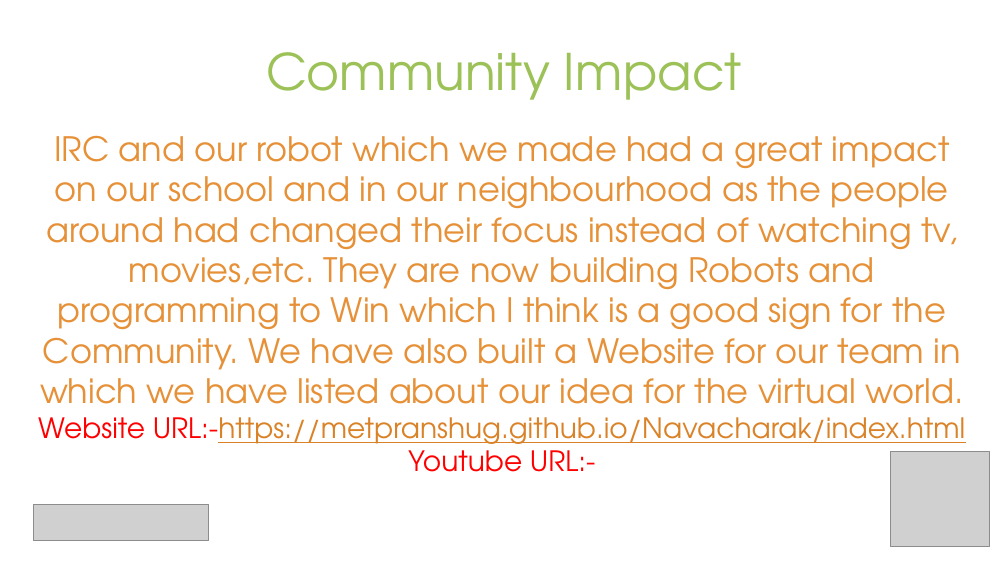
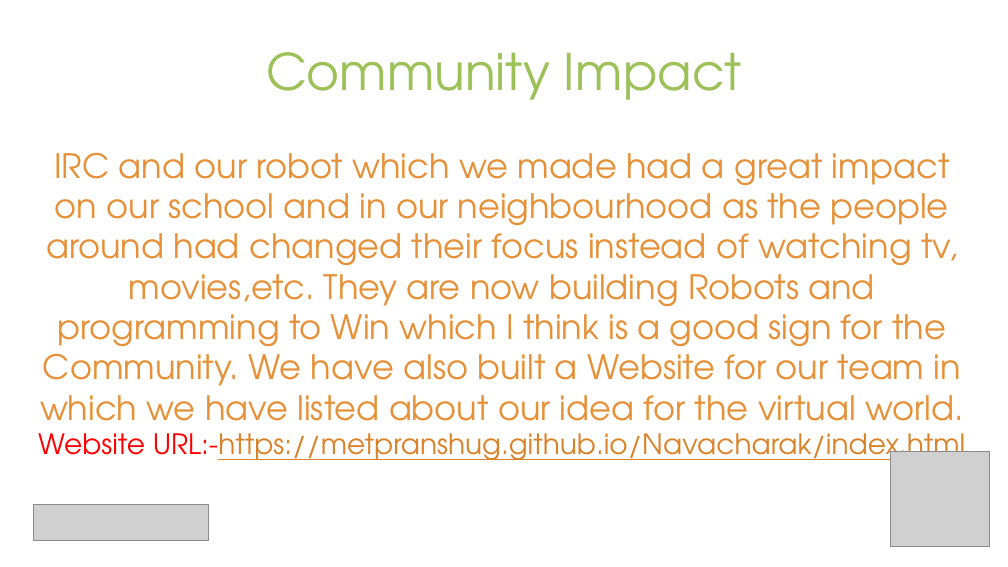
Before and after one commit to metpranshug/Navacharak, a slide deck: slide 8 of Navacharak-IRC.pptx. Drawn at 1008x567 pixels with LibreOffice and Linux fonts; fonts in the diff are those of the drawing; grey boxes stand for pictures. Boxes give left, top, right and bottom in pixels: in the first picture for what was removed or moved away, otherwise in the second. Text is boxed around its words. In the diff, an @@ line names an element or a change of style, - is before the commit and + after.

```diff
--- a/Navacharak-IRC.pptx
+++ b/Navacharak-IRC.pptx
@@ text at (x1=408, y1=442, x2=595, y2=472): paragraph removed @@
-Youtube URL:-
```
Also in this commit, not shown: 3 other slides changed, 1 slide added, 1 slide removed, 1 other file.
